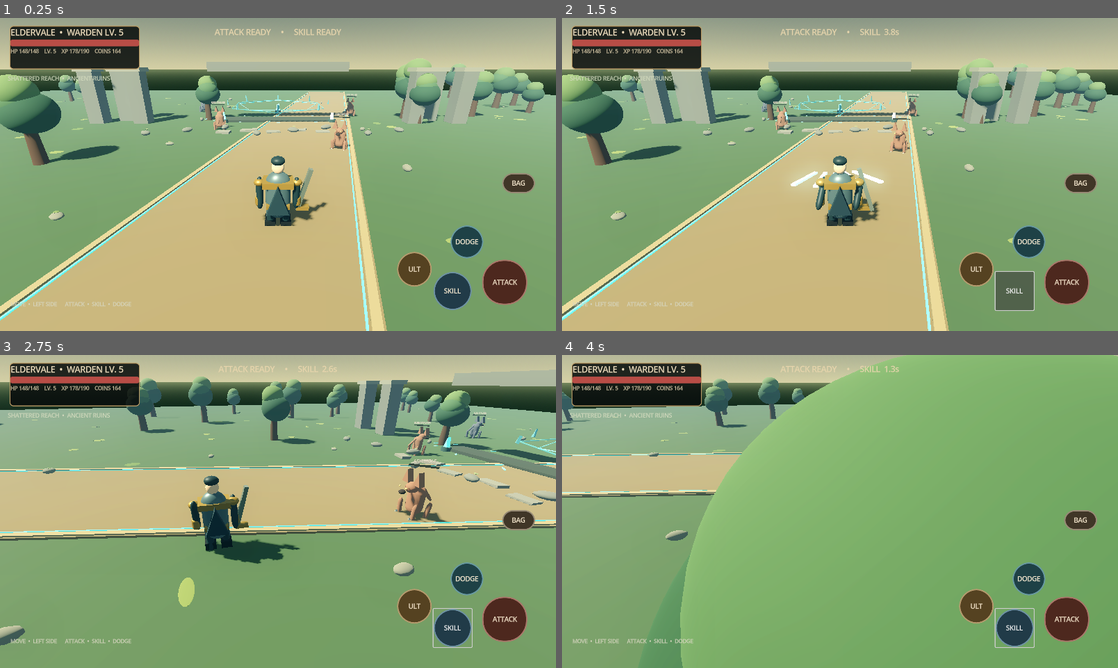
Above: before the commit, frames 1-4 (two rows, left to right).
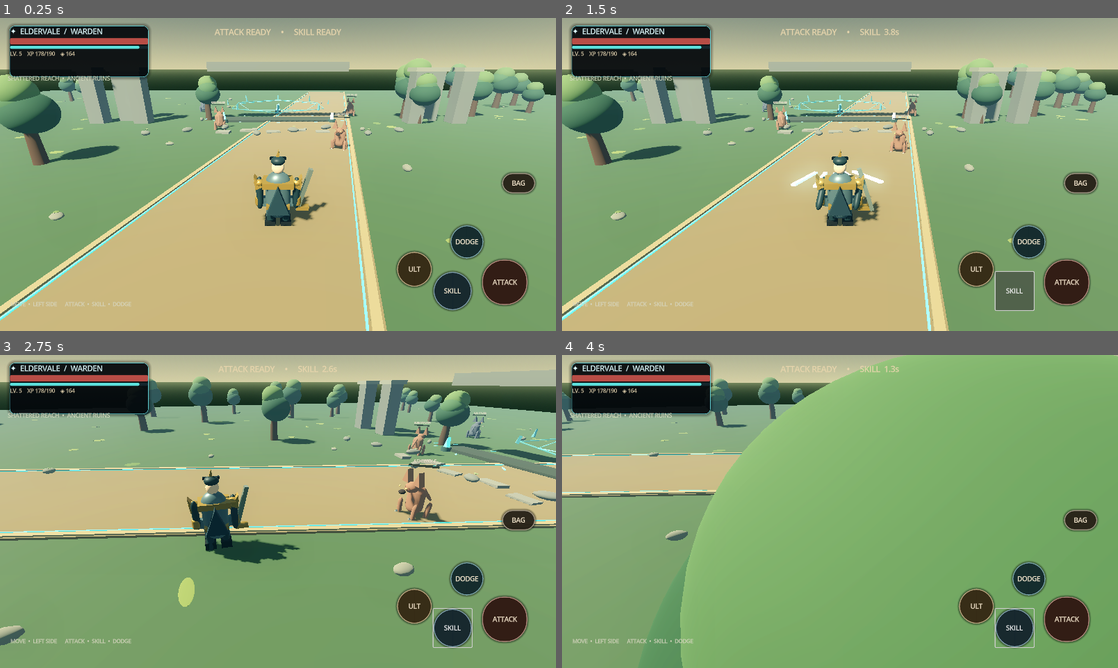
Above: after the commit, the same moments.

Repository: filesgloom-png/ELDERVALE
Game: Godot game, scene res://scenes/main_3d.tscn
Same seed, same stepped clock (60 frames per second), same inputs: the game is played once before the commit and once after it.
Inputs (mouse positions are in pixels of both pictures, inside the frame that each line leads up to):
- Up to frame 1 (0.25 s): no input
- Up to frame 2 (1.5 s): click "ATTACK" at 0.5 s; click "SKILL" at 1.25 s
- Up to frame 3 (2.75 s): tap Enter (ui_accept) at 2, 2.27 s; move the mouse to (400, 495) at 2.02 s; hold Right (ui_right) from 2.03 s (still down); tap Q at 2.1 s; click (400, 495) at 2.17 s
- Up to frame 4 (4 s): release Right (ui_right) at 2.75 s; drag from (728, 527) to (812, 574) at 2.77 s; move the mouse to (895, 442) at 3.52 s; hold Right (ui_right) from 3.53 s (still down); tap F at 3.6 s

The runs differ from the first frame. In frame 1, 5.2% of the frame differs, in the area x 1-97%, y 1-94%; in frame 2, 4.6%; in frame 3, 5.5%; in frame 4, 5.2%.

Commit message:
visuals: upgrade Warden armor, sword trails, combat impacts and mobile HUD

Diff:
--- a/scripts/main_3d.gd
+++ b/scripts/main_3d.gd
@@ -58,6 +58,8 @@
 var health_bar_fade_effects: Array[Dictionary] = []
 var damage_number_effects: Array[Dictionary] = []
 var animated_sword: Node3D
+var sword_energy_trails: Array[MeshInstance3D] = []
+var xp_bar: ProgressBar
 var animated_cape: Node3D
 var animated_torso: Node3D
 var attack_anim_time := 0.0
@@ -362,8 +364,31 @@
 	head.scale = Vector3(0.38, 0.43, 0.36)
 	var helmet := _mesh_node(player, SphereMesh.new(), dark_armor, Vector3(0, 2.25, 0), "Helmet")
 	helmet.scale = Vector3(0.43, 0.28, 0.4)
+	var helmet_ridge := _mesh_node(player, PrismMesh.new(), gold, Vector3(0.0, 2.43, -0.015), "HelmCrest")
+	helmet_ridge.scale = Vector3(0.16, 0.36, 0.13)
+	helmet_ridge.rotation.z = -0.12
+	var visor := _box(player, Vector3(0.5, 0.075, 0.08), _mat(Color("#101b23"), 0.24, 0.3), Vector3(0.0, 2.22, -0.36), "HelmVisor")
+	var visor_glow_mat := _mat(Color("#77f2f4"), 0.24, 0.2)
+	visor_glow_mat.emission_enabled = true
+	visor_glow_mat.emission = Color("#4fe6ef")
+	visor_glow_mat.emission_energy_multiplier = 1.2
+	var visor_glow := _box(player, Vector3(0.34, 0.025, 0.035), visor_glow_mat, Vector3(0.0, 2.225, -0.408), "VisorGlow")
+	visor_glow.cast_shadow = GeometryInstance3D.SHADOW_CASTING_SETTING_OFF
 	_box(player, Vector3(0.95, 0.18, 0.72), gold, Vector3(0, 1.55, -0.02), "ChestTrim")
 	_box(player, Vector3(0.78, 0.42, 0.12), dark_armor, Vector3(0, 1.22, -0.37), "LayeredBreastplate")
+	var chest_rune_mat := _mat(Color("#8ff9f1"), 0.25, 0.3)
+	chest_rune_mat.emission_enabled = true
+	chest_rune_mat.emission = Color("#48e4e2")
+	chest_rune_mat.emission_energy_multiplier = 1.35
+	var chest_rune := _mesh_node(player, PrismMesh.new(), chest_rune_mat, Vector3(0.0, 1.28, -0.455), "WardenHeartRune")
+	chest_rune.scale = Vector3(0.12, 0.2, 0.055)
+	chest_rune.cast_shadow = GeometryInstance3D.SHADOW_CASTING_SETTING_OFF
+	for side in [-1.0, 1.0]:
+		var armor_flare := _mesh_node(player, PrismMesh.new(), gold, Vector3(side * 0.66, 1.58, -0.015), "ShoulderFlare")
+		armor_flare.scale = Vector3(0.25, 0.42, 0.3)
+		armor_flare.rotation.z = -side * 0.38
+		var hip_plate := _box(player, Vector3(0.26, 0.32, 0.16), armor, Vector3(side * 0.42, 0.78, -0.22), "HipArmorPlate")
+		hip_plate.rotation.z = side * 0.18
 	_box(player, Vector3(0.72, 0.12, 0.68), gold, Vector3(0, 0.83, 0), "WarriorBelt")
 	var cape := _mesh_node(player, PrismMesh.new(), _mat(Color("#263b43"), 0.82, 0.1), Vector3(0, 1.12, 0.42), "WardenCape")
 	cape.scale = Vector3(0.7, 0.92, 0.18)
@@ -386,6 +411,18 @@
 	var sword := _box(player, Vector3(0.13, 1.45, 0.18), _mat(Color("#d8e0d5"), 0.24, 0.85), Vector3(0.82, 1.25, -0.1), "Longsword")
 	sword.rotation.z = -0.28
 	animated_sword = sword
+	var trail_mat := _mat(Color("#9dfcff"), 0.22, 0.35)
+	trail_mat.transparency = BaseMaterial3D.TRANSPARENCY_ALPHA
+	trail_mat.emission_enabled = true
+	trail_mat.emission = Color("#58efff")
+	trail_mat.emission_energy_multiplier = 1.65
+	for trail_index in range(3):
+		var trail := _box(player, Vector3(0.045 + float(trail_index) * 0.018, 0.055, 1.05 + float(trail_index) * 0.22), trail_mat, Vector3(0.48 + float(trail_index) * 0.07, 1.2, -0.68 - float(trail_index) * 0.08), "SwordEnergyTrail")
+		trail.rotation.y = (float(trail_index) - 1.0) * 0.18
+		trail.rotation.x = -0.16
+		trail.visible = false
+		trail.cast_shadow = GeometryInstance3D.SHADOW_CASTING_SETTING_OFF
+		sword_energy_trails.append(trail)
 	_box(player, Vector3(0.42, 0.12, 0.22), gold, Vector3(0.79, 0.62, -0.1), "SwordGuard")
 	camera = Camera3D.new()
 	camera.name = "ThirdPersonCamera"
@@ -645,22 +682,25 @@
 	layer.name = "MobileHUD"
 	add_child(layer)
 	var panel := PanelContainer.new()
+	panel.name = "WardenStatusPanel"
 	panel.position = Vector2(22, 18)
-	panel.custom_minimum_size = Vector2(300, 100)
+	panel.custom_minimum_size = Vector2(320, 118)
 	layer.add_child(panel)
 	var style := StyleBoxFlat.new()
-	style.bg_color = Color(0.035, 0.055, 0.05, 0.88)
-	style.border_color = Color("#b99a65")
-	style.set_border_width_all(2)
-	style.set_corner_radius_all(8)
+	style.bg_color = Color(0.018, 0.035, 0.05, 0.9)
+	style.border_color = Color("#67dfe5")
+	style.set_border_width_all(1)
+	style.set_corner_radius_all(12)
+	style.shadow_color = Color(0.0, 0.0, 0.0, 0.38)
+	style.shadow_size = 8
 	panel.add_theme_stylebox_override("panel", style)
 	var stack := VBoxContainer.new()
 	stack.add_theme_constant_override("separation", 3)
 	panel.add_child(stack)
 	var title := Label.new()
-	title.text = "ELDERVALE  •  WARDEN LV. 5"
-	title.add_theme_font_size_override("font_size", 19)
-	title.add_theme_color_override("font_color", Color("#f0dfbf"))
+	title.text = "✦  ELDERVALE  /  WARDEN"
+	title.add_theme_font_size_override("font_size", 17)
+	title.add_theme_color_override("font_color", Color("#dffcff"))
 	stack.add_child(title)
 	hp_bar = ProgressBar.new()
 	hp_bar.custom_minimum_size = Vector2(270, 15)
@@ -670,6 +710,16 @@
 	hp_bar.add_theme_stylebox_override("background", _hud_bar_style(Color("#352c2a")))
 	hp_bar.add_theme_stylebox_override("fill", _hud_bar_style(Color("#b84d46")))
 	stack.add_child(hp_bar)
+	xp_bar = ProgressBar.new()
+	xp_bar.name = "ExperienceBar"
+	xp_bar.custom_minimum_size = Vector2(270, 7)
+	xp_bar.min_value = 0
+	xp_bar.max_value = xp_to_next_level
+	xp_bar.value = xp
+	xp_bar.show_percentage = false
+	xp_bar.add_theme_stylebox_override("background", _hud_bar_style(Color("#14262d")))
+	xp_bar.add_theme_stylebox_override("fill", _hud_bar_style(Color("#5ce0dc")))
+	stack.add_child(xp_bar)
 	stats_label = Label.new()
 	stats_label.name = "ProgressionStats"
 	stats_label.add_theme_font_size_override("font_size", 12)
@@ -790,10 +840,12 @@
 	button.offset_bottom = offset.y + size.y * 0.5
 	button.add_theme_font_size_override("font_size", 15)
 	var normal := StyleBoxFlat.new()
-	normal.bg_color = tint.darkened(0.45)
-	normal.border_color = tint.lightened(0.25)
-	normal.set_border_width_all(3)
+	normal.bg_color = Color(tint.r * 0.35, tint.g * 0.35, tint.b * 0.35, 0.94)
+	normal.border_color = tint.lightened(0.35)
+	normal.set_border_width_all(2)
 	normal.set_corner_radius_all(48)
+	normal.shadow_color = Color(0.0, 0.0, 0.0, 0.45)
+	normal.shadow_size = 5
 	button.add_theme_stylebox_override("normal", normal)
 	var pressed := normal.duplicate() as StyleBoxFlat
 	pressed.bg_color = tint
@@ -872,6 +924,12 @@
 	if animated_sword != null:
 		animated_sword.rotation.z = -0.28 + anticipation * 0.82 - swing * 1.55 + follow_through * 0.18
 		animated_sword.rotation.x = -anticipation * 0.18 + swing * 0.42
+	for trail_index in range(sword_energy_trails.size()):
+		var energy_trail := sword_energy_trails[trail_index]
+		energy_trail.visible = attack_active and attack_phase >= 0.2 and attack_phase <= 0.78
+		energy_trail.rotation.y = (float(trail_index) - 1.0) * 0.18 + swing * (0.34 + float(trail_index) * 0.08)
+		energy_trail.rotation.x = -0.16 + anticipation * 0.2 - swing * 0.18
+		energy_trail.scale = Vector3.ONE * (0.62 + swing * 0.62)
 	if animated_torso != null:
 		animated_torso.position.y = 1.12 + (absf(gait) * 0.035 if walking else 0.0) - anticipation * 0.025 - swing * 0.065 + follow_through * 0.02
 		animated_torso.rotation.y = anticipation * -0.12 + swing * 0.18
@@ -895,6 +953,18 @@
 		if not is_instance_valid(enemy): continue
 		var hit_left: float = maxf(0.0, float(enemy_hit_timers.get(enemy, 0.0)) - delta)
 		enemy_hit_timers[enemy] = hit_left
+		if enemy.name != "FrostWarden" and not enemy_recovery_animations.has(enemy):
+			var idle_body := enemy.get_node_or_null("EnemyBody") as MeshInstance3D
+			var idle_head := enemy.get_node_or_null("EnemyHead") as MeshInstance3D
+			if idle_body != null:
+				idle_body.position.y = 0.72 + sin(animation_time * 3.2 + float(i)) * 0.045
+				idle_body.rotation.z = sin(animation_time * 2.1 + float(i) * 0.8) * 0.035
+			if idle_head != null:
+				idle_head.rotation.y = sin(animation_time * 1.7 + float(i) * 1.3) * 0.09
+			var to_player := player.position - enemy.position
+			if to_player.length_squared() > 0.01:
+				var desired_yaw := atan2(to_player.x, to_player.z)
+				enemy.rotation.y = lerp_angle(enemy.rotation.y, desired_yaw, minf(1.0, delta * 1.8))
 		var knockback: Vector3 = enemy_knockback.get(enemy, Vector3.ZERO)
 		if knockback.length_squared() > 0.0004:
 			enemy.position += knockback * delta
@@ -1238,11 +1308,19 @@
 			beam.rotation.y = float(i) * TAU / 4.0
 			beam.cast_shadow = GeometryInstance3D.SHADOW_CASTING_SETTING_OFF
 	elif kind == "hit":
-		# Five tiny angular sparks radiate from the impact point.
-		for i in range(5):
-			var angle := TAU * float(i) / 5.0
-			var spark := _box(effect_root, Vector3(0.07, 0.07, 0.42), glow, Vector3(cos(angle) * 0.22, sin(angle) * 0.22, 0.0), "ImpactSpark")
-			spark.rotation.z = angle
+		# Radial impact ring plus angular sparks: geometry is created only on hit, never per frame.
+		var impact_ring_mesh := TorusMesh.new()
+		impact_ring_mesh.inner_radius = 0.16
+		impact_ring_mesh.outer_radius = 0.24
+		impact_ring_mesh.rings = 5
+		impact_ring_mesh.ring_segments = 16
+		var impact_ring := _mesh_node(effect_root, impact_ring_mesh, glow, Vector3(0.0, 0.12, 0.0), "ImpactRing")
+		impact_ring.rotation.x = deg_to_rad(90.0)
+		impact_ring.cast_shadow = GeometryInstance3D.SHADOW_CASTING_SETTING_OFF
+		for i in range(8):
+			var angle := TAU * float(i) / 8.0
+			var spark := _box(effect_root, Vector3(0.07, 0.09, 0.48 + float(i % 3) * 0.08), glow, Vector3(cos(angle) * 0.28, 0.18 + sin(angle) * 0.2, sin(angle) * 0.28), "ImpactSpark")
+			spark.rotation = Vector3(angle * 0.4, angle, angle)
 			spark.cast_shadow = GeometryInstance3D.SHADOW_CASTING_SETTING_OFF
 	elif kind.begins_with("frost_"):
 		var ring_count := 1
@@ -1280,10 +1358,18 @@
 			shard.rotation = Vector3(0.0, angle, angle * 0.35)
 			shard.cast_shadow = GeometryInstance3D.SHADOW_CASTING_SETTING_OFF
 	elif kind == "death":
-		# Low-poly ember shards replace the former short-lived point light.
-		for i in range(7):
-			var angle := TAU * float(i) / 7.0
-			var shard := _box(effect_root, Vector3(0.11, 0.18 + float(i % 3) * 0.04, 0.1), glow, Vector3(cos(angle) * 0.32, 0.48 + float(i % 2) * 0.18, sin(angle) * 0.32), "DeathEmberShard")
+		# A brief shatter burst: one expanding ring and a bounded set of 12 low-poly fragments.
+		var death_ring_mesh := TorusMesh.new()
+		death_ring_mesh.inner_radius = 0.28
+		death_ring_mesh.outer_radius = 0.36
+		death_ring_mesh.rings = 5
+		death_ring_mesh.ring_segments = 18
+		var death_ring := _mesh_node(effect_root, death_ring_mesh, glow, Vector3(0.0, 0.16, 0.0), "DeathShockRing")
+		death_ring.rotation.x = deg_to_rad(90.0)
+		death_ring.cast_shadow = GeometryInstance3D.SHADOW_CASTING_SETTING_OFF
+		for i in range(12):
+			var angle := TAU * float(i) / 12.0
+			var shard := _box(effect_root, Vector3(0.1, 0.2 + float(i % 3) * 0.06, 0.1), glow, Vector3(cos(angle) * 0.38, 0.38 + float(i % 3) * 0.13, sin(angle) * 0.38), "DeathShatterShard")
 			shard.rotation = Vector3(angle * 0.4, angle, angle * 0.7)
 			shard.cast_shadow = GeometryInstance3D.SHADOW_CASTING_SETTING_OFF
 	elif kind == "dodge":
@@ -1553,7 +1639,10 @@
 
 func _refresh_progression_ui() -> void:
 	if stats_label != null:
-		stats_label.text = "HP %d/%d    LV. %d    XP %d/%d    COINS %d" % [player_hp, player_max_hp, player_level, xp, xp_to_next_level, coins]
+		stats_label.text = "LV. %d    XP %d/%d    ◈ %d" % [player_level, xp, xp_to_next_level, coins]
+	if xp_bar != null:
+		xp_bar.max_value = xp_to_next_level
+		xp_bar.value = xp
 	if inventory_label != null:
 		var lines: Array[String] = []
 		for item_name in ["Ashen Pelt", "Ancient Shard", "Echo Fragment", "Ruin Core", "Warden Emblem", "Frost Sigil", "Glacial Crown"]:
